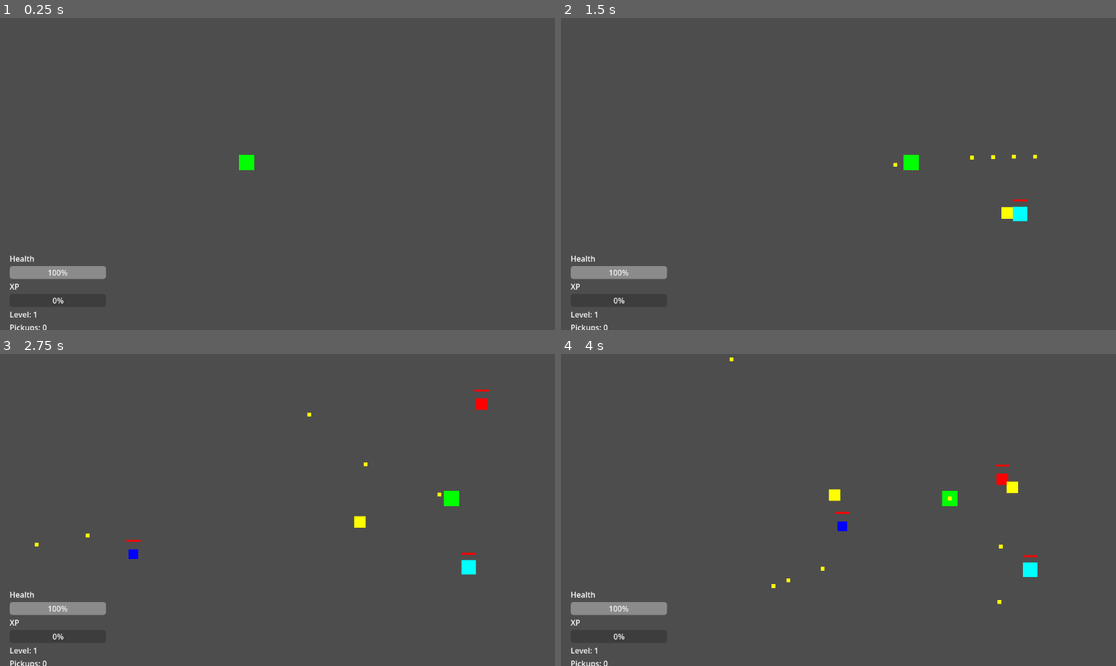
Above: before the commit, frames 1-4 (two rows, left to right).
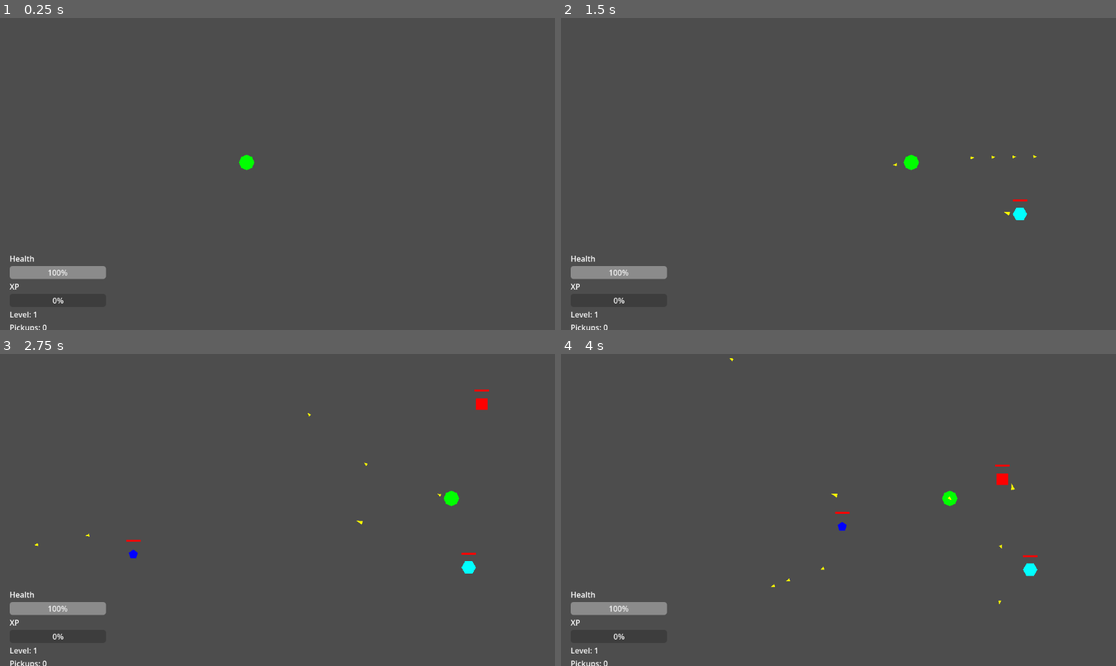
Above: after the commit, the same moments.

Repository: zaamold/Polygon-Protocol
Game: Godot game, scene res://scenes/main.tscn
Two runs of this game, one before a commit and one after it. Both use one fixed random seed, a clock stepped at 60 frames per second and the inputs below.
Inputs (mouse positions are in pixels of both pictures, inside the frame that each line leads up to):
- Up to frame 1 (0.25 s): no input
- Up to frame 2 (1.5 s): tap Enter (ui_accept) at 0.5, 0.77, 1.07 s; move the mouse to (960, 158) at 0.52 s; press the mouse at (960, 158) at 0.53 s; hold Right (ui_right) 0.53-1.25 s; release the mouse at (960, 158) at 1.25 s; drag from (727, 189) to (910, 161) at 1.27 s
- Up to frame 3 (2.75 s): move the mouse to (333, 441) at 2.02 s; press the mouse at (333, 441) at 2.03 s; hold Right (ui_right) from 2.03 s (still down)
- Up to frame 4 (4 s): release Right (ui_right) at 2.75 s; release the mouse at (894, 441) at 2.75 s; drag from (810, 572) to (1016, 497) at 2.77 s; move the mouse to (1005, 556) at 3.52 s; press the mouse at (1005, 556) at 3.53 s; hold Left (ui_left) from 3.53 s (still down); tap Enter (ui_accept) at 3.77 s

The runs differ from the first frame. In frame 1, less than 0.1% of the frame differs, in the area x 43-46%, y 43-49%; in frame 2, 0.2%; in frame 3, 0.2%; in frame 4, 0.3%, in the area x 30-86%, y 1-81%.

Commit message:
feat: add visual shape differentiation for all entity types
Replaced ColorRect squares with Polygon2D shapes for each entity:
- Player: circle (green)
- Standard red enemy: square (unchanged color)
- Fast blue enemy: pentagon
- Cyan ranged enemy: hexagon
- All projectiles: isosceles triangles (yellow, both player and enemy)

Projectiles now dynamically rotate to point in their direction of travel
using the direction vector's angle.

Co-Authored-By: Claude Haiku 4.5 <noreply@anthropic.com>
Claude-Session: https://claude.ai/code/session_017qmCeficerJjhzp2RYPP69

Diff:
--- a/scenes/enemy.tscn
+++ b/scenes/enemy.tscn
@@ -12,16 +12,8 @@
 script = ExtResource("1_7p1mj")
 max_health = 30.0
 
-[node name="Visual" type="ColorRect" parent="." unique_id=814189961]
-anchors_preset = 8
-anchor_left = 0.5
-anchor_top = 0.5
-anchor_right = 0.5
-anchor_bottom = 0.5
-offset_left = -12.0
-offset_top = -12.0
-offset_right = 12.0
-offset_bottom = 12.0
+[node name="Visual" type="Polygon2D" parent="." unique_id=814189961]
+polygon = PackedVector2Array(-12, -12, 12, -12, 12, 12, -12, 12)
 color = Color(1, 0, 0, 1)
 
 [node name="CollisionShape2D" type="CollisionShape2D" parent="." unique_id=19074580]
--- a/scenes/enemy_fast.tscn
+++ b/scenes/enemy_fast.tscn
@@ -11,16 +11,8 @@
 [node name="FastEnemy" type="CharacterBody2D" unique_id=987825337]
 script = ExtResource("1_na3cw")
 
-[node name="Visual" type="ColorRect" parent="." unique_id=1733909555]
-anchors_preset = 8
-anchor_left = 0.5
-anchor_top = 0.5
-anchor_right = 0.5
-anchor_bottom = 0.5
-offset_left = -10.0
-offset_top = -10.0
-offset_right = 10.0
-offset_bottom = 10.0
+[node name="Visual" type="Polygon2D" parent="." unique_id=1733909555]
+polygon = PackedVector2Array(0, -10, 9.51, -3.09, 5.88, 8.09, -5.88, 8.09, -9.51, -3.09)
 color = Color(0, 0, 1, 1)
 
 [node name="CollisionShape2D" type="CollisionShape2D" parent="." unique_id=19074581]
--- a/scenes/enemy_projectile.tscn
+++ b/scenes/enemy_projectile.tscn
@@ -8,16 +8,8 @@
 [node name="EnemyProjectile" type="Area2D"]
 script = ExtResource("1_ep")
 
-[node name="Visual" type="ColorRect" parent="."]
-anchors_preset = 8
-anchor_left = 0.5
-anchor_top = 0.5
-anchor_right = 0.5
-anchor_bottom = 0.5
-offset_left = -12.0
-offset_top = -12.0
-offset_right = 12.0
-offset_bottom = 12.0
+[node name="Visual" type="Polygon2D" parent="."]
+polygon = PackedVector2Array(8, 0, -5, 4, -5, -4)
 color = Color(1, 1, 0, 1)
 
 [node name="CollisionShape2D" type="CollisionShape2D" parent="."]
--- a/scenes/enemy_ranged.tscn
+++ b/scenes/enemy_ranged.tscn
@@ -11,16 +11,8 @@
 [node name="RangedEnemy" type="CharacterBody2D"]
 script = ExtResource("1_er")
 
-[node name="Visual" type="ColorRect" parent="."]
-anchors_preset = 8
-anchor_left = 0.5
-anchor_top = 0.5
-anchor_right = 0.5
-anchor_bottom = 0.5
-offset_left = -15.0
-offset_top = -15.0
-offset_right = 15.0
-offset_bottom = 15.0
+[node name="Visual" type="Polygon2D" parent="."]
+polygon = PackedVector2Array(15, 0, 7.5, 13, -7.5, 13, -15, 0, -7.5, -13, 7.5, -13)
 color = Color(0, 1, 1, 1)
 
 [node name="CollisionShape2D" type="CollisionShape2D" parent="."]
--- a/scenes/main.tscn
+++ b/scenes/main.tscn
@@ -17,16 +17,8 @@
 [node name="Player" type="CharacterBody2D" parent="." unique_id=814156174]
 script = ExtResource("1_o5qli")
 
-[node name="Visual" type="ColorRect" parent="Player" unique_id=1883493467]
-anchors_preset = 8
-anchor_left = 0.5
-anchor_top = 0.5
-anchor_right = 0.5
-anchor_bottom = 0.5
-offset_left = -16.0
-offset_top = -16.0
-offset_right = 16.0
-offset_bottom = 16.0
+[node name="Visual" type="Polygon2D" parent="Player" unique_id=1883493467]
+polygon = PackedVector2Array(0, -16, 11.31, -11.31, 16, 0, 11.31, 11.31, 0, 16, -11.31, 11.31, -16, 0, -11.31, -11.31)
 color = Color(0, 1, 0, 1)
 
 [node name="PickupCollector" type="Area2D" parent="Player" unique_id=2000854851]
--- a/scenes/projectile.tscn
+++ b/scenes/projectile.tscn
@@ -8,16 +8,8 @@
 [node name="Projectile" type="Area2D" unique_id=244224638]
 script = ExtResource("1_c8fcr")
 
-[node name="Visual" type="ColorRect" parent="." unique_id=2095409609]
-anchors_preset = 8
-anchor_left = 0.5
-anchor_top = 0.5
-anchor_right = 0.5
-anchor_bottom = 0.5
-offset_left = -4.0
-offset_top = -4.0
-offset_right = 4.0
-offset_bottom = 4.0
+[node name="Visual" type="Polygon2D" parent="." unique_id=2095409609]
+polygon = PackedVector2Array(5, 0, -3, 3, -3, -3)
 color = Color(1, 1, 0, 1)
 
 [node name="CollisionShape2D" type="CollisionShape2D" parent="." unique_id=94624669]
--- a/scripts/enemy_projectile.gd
+++ b/scripts/enemy_projectile.gd
@@ -11,7 +11,13 @@
 
 func _ready() -> void:
 	area_entered.connect(_on_area_entered)
+	_update_rotation()
 	print("Enemy projectile spawned at ", position, " direction: ", direction)
+
+func _update_rotation() -> void:
+	var visual = $Visual
+	if visual:
+		rotation = direction.angle()
 
 func _physics_process(delta: float) -> void:
 	if _queued_for_deletion:
--- a/scripts/projectile.gd
+++ b/scripts/projectile.gd
@@ -12,7 +12,13 @@
 
 func _ready() -> void:
 	area_entered.connect(_on_area_entered)
+	_update_rotation()
 	print("Projectile spawned at ", position, " direction: ", direction)
+
+func _update_rotation() -> void:
+	var visual = $Visual
+	if visual:
+		rotation = direction.angle()
 
 func _physics_process(delta: float) -> void:
 	if _queued_for_deletion:
